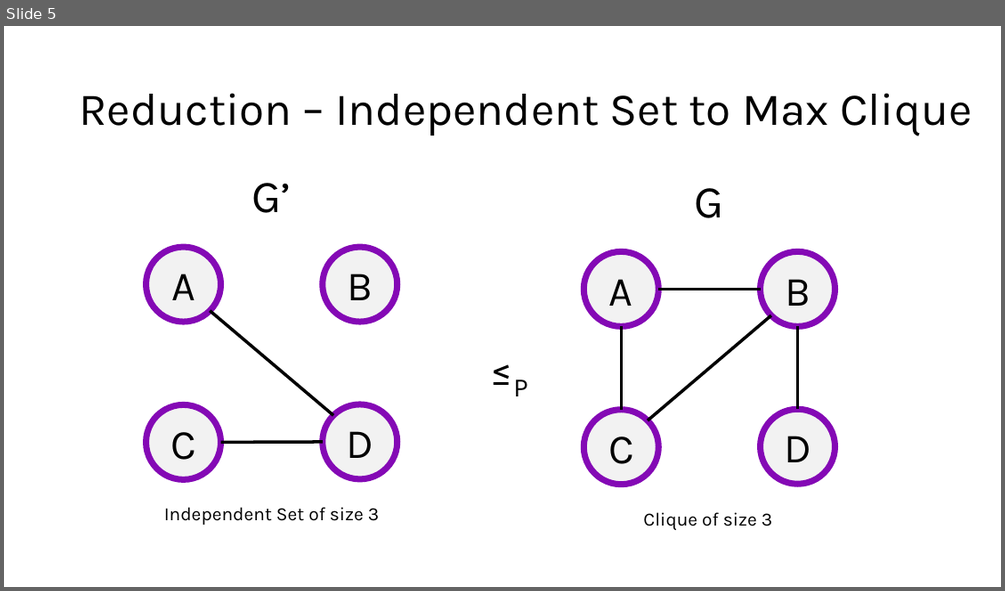
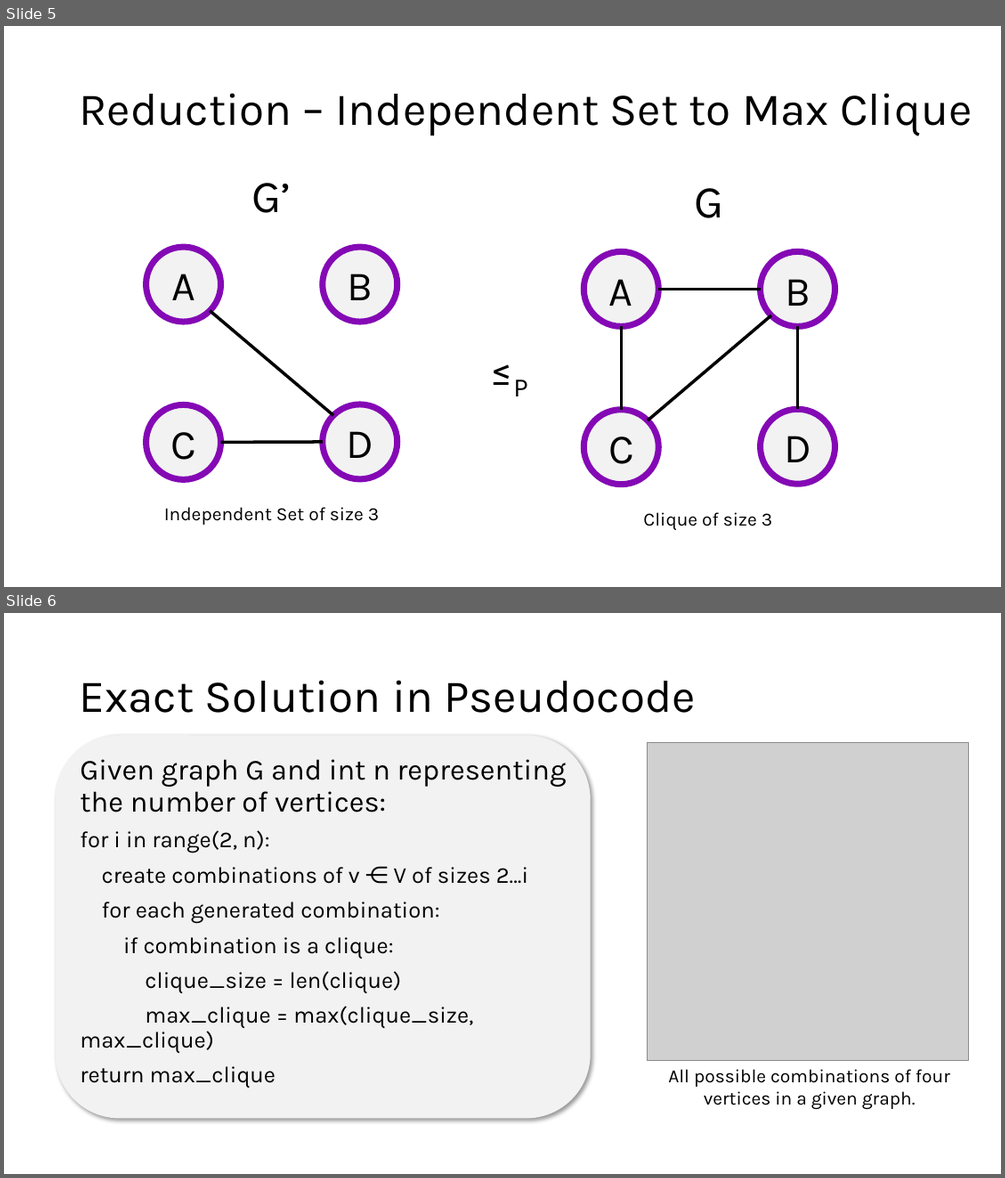
Before and after one commit to schaffsp/CS412FinalProject, a slide deck: problem_presentation.pptx. Shown one above the other, each under a label of ours: slide 5 before the commit, slides 5 and 6 after it. The pictures are 1005x591 and 1005x1178 pixels, drawn with LibreOffice and Linux fonts; fonts in the diff are those of the drawing; grey boxes stand for pictures. Boxes give left, top, right and bottom in pixels: in the first picture for what was removed or moved away, otherwise in the second. Text is boxed around its words. In the diff, an @@ line names an element or a change of style, - is before the commit and + after.

```diff
--- a/problem_presentation.pptx
+++ b/problem_presentation.pptx
@@ slide 6 added at <box>4,613,1001,1174</box>, background #FFFFFF @@
@@ title added at <box>80,680,695,713</box>, 44 pt, text #000000 @@
+Exact Solution in Pseudocode
@@ rounded rectangle added at <box>56,735,591,1118</box>, fill #F2F2F2 @@
@@ picture added at <box>647,742,969,1060</box> @@
@@ text added at <box>80,759,566,1087</box>, 22 pt, text #000000 @@
+Given graph G and int n representing the number of vertices:
+for i in range(2, n):
+create combinations of v ⋲ V of sizes 2…i
+for each generated combination:
+if combination is a clique:
+clique_size = len(clique)
+max_clique = max(clique_size, max_clique)
+return max_clique
@@ text added at <box>668,1069,950,1109</box>, 18 pt, text #000000 @@
+All possible combinations of four vertices in a given graph.
```
Also in this commit, not shown: 3 other slides added, 1 slide removed.
